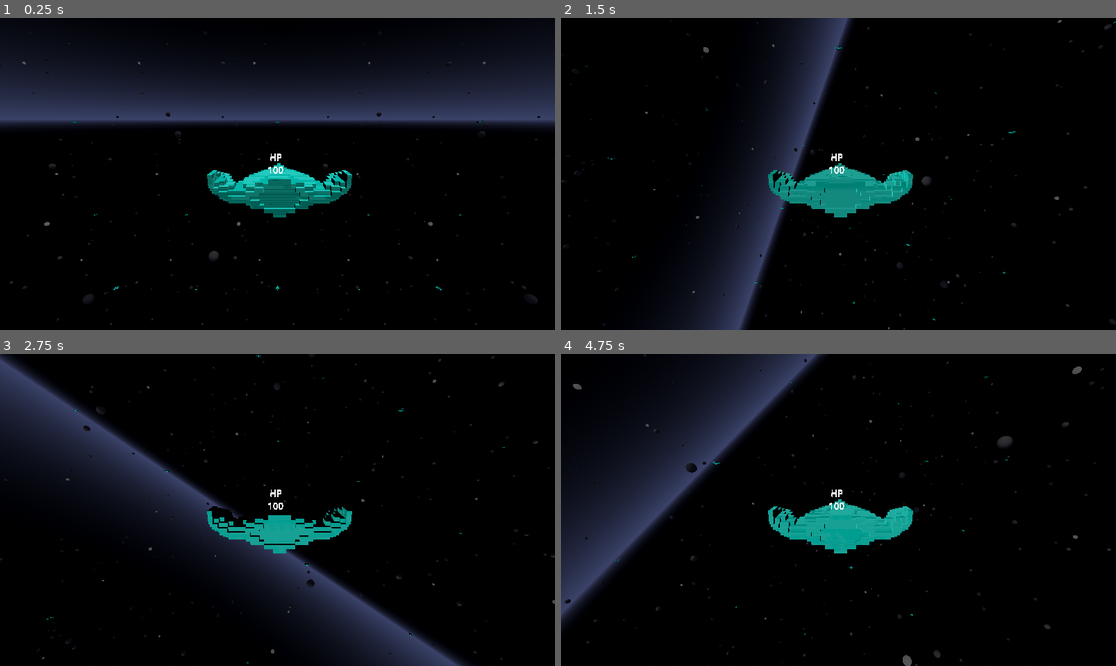
Above: before the commit, frames 1-4 (two rows, left to right).
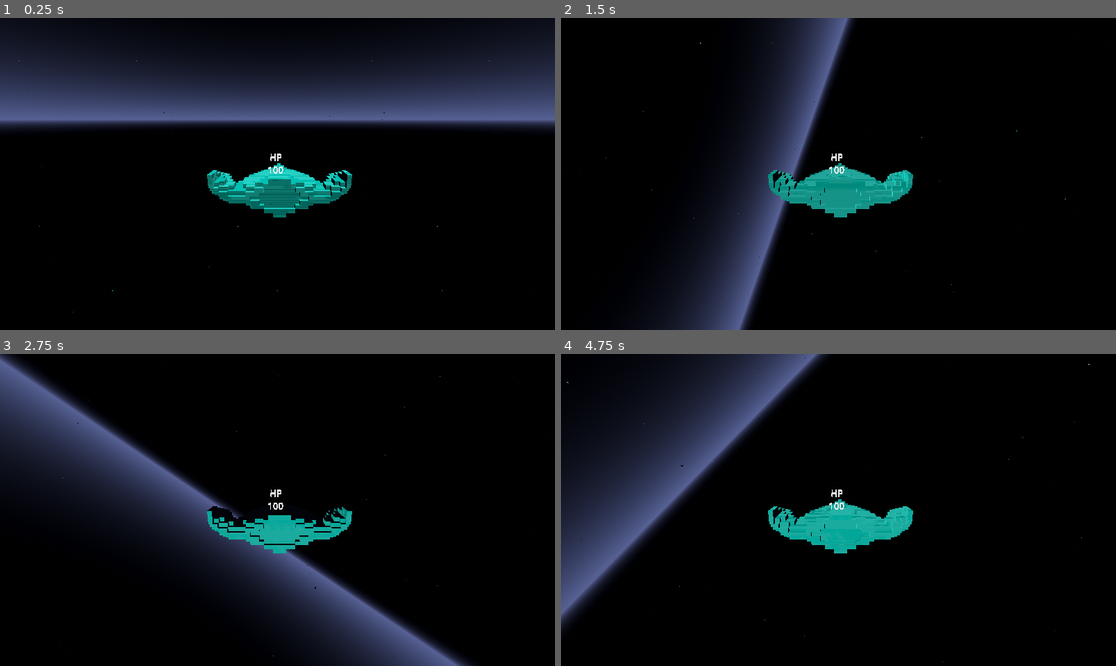
Above: after the commit, the same moments.

Repository: Junkyard-Logic-Studios/Cometes
Game: Godot game, scene res://scenes/main_scene.tscn
The game is run twice, just before and just after one commit, with the same random seed, the same clock (stepped at 60 frames per second) and the same inputs.
Inputs:
- Up to frame 1 (0.25 s): no input
- Up to frame 2 (1.5 s): tap Enter at 0.5 s; hold E (roll_right) 0.53-1.28 s; tap Space (shoot) at 0.6, 1.35 s; hold W (tilt_down) from 1.28 s (still down)
- Up to frame 3 (2.75 s): release W (tilt_down) at 2.03 s; hold E (roll_right) from 2.03 s (still down); tap Space (shoot) at 2.1 s
- Up to frame 4 (4.75 s): release E (roll_right) at 2.78 s; hold Shift (accelerate) 2.78-3.53 s; tap Space (shoot) at 2.85, 3.5, 3.6, 4.35 s; hold Q (roll_left) from 3.53 s (still down)

The runs differ from the first frame. In frame 1, 12% of the frame differs, in the area x 0-100%, y 8-99%; in frame 2, 5.8%; in frame 3, 9.3%; in frame 4, 8.5%.

Commit message:
fix multiple ships showing

Diff:
--- a/scenes/main_scene.tscn
+++ b/scenes/main_scene.tscn
@@ -31,14 +31,30 @@
 ssr_fade_in = 0.0174944
 fog_enabled = true
 fog_light_color = Color(0.0980392, 0.105882, 0.160784, 1)
-fog_light_energy = 0.22
+fog_light_energy = 0.32
 fog_sun_scatter = 0.1
-fog_density = 0.0492
-fog_aerial_perspective = 0.007
+fog_density = 0.1014
+fog_aerial_perspective = 0.079
 fog_sky_affect = 0.66
+volumetric_fog_enabled = true
+volumetric_fog_density = 0.019
+volumetric_fog_albedo = Color(0.0980392, 0.105882, 0.160784, 1)
+volumetric_fog_anisotropy = 0.0
+volumetric_fog_length = 90000.0
+volumetric_fog_detail_spread = 6.0
+volumetric_fog_ambient_inject = 0.09
+volumetric_fog_sky_affect = 0.0
+
+[sub_resource type="CameraAttributesPractical" id="CameraAttributesPractical_5p44l"]
+exposure_multiplier = 1.403
+dof_blur_far_enabled = true
+dof_blur_far_distance = 3500.0
+dof_blur_far_transition = 2845.42
+dof_blur_near_distance = 0.3
+dof_blur_amount = 0.5
 
 [sub_resource type="BoxShape3D" id="BoxShape3D_pag7o"]
-size = Vector3(100, 100, 100)
+size = Vector3(500, 500, 500)
 
 [node name="Stage" type="Node3D"]
 
@@ -52,6 +68,7 @@
 
 [node name="Environment" type="WorldEnvironment" parent="World"]
 environment = SubResource("Environment_ir04n")
+camera_attributes = SubResource("CameraAttributesPractical_5p44l")
 
 [node name="Area3D" type="Area3D" parent="World"]
 collision_layer = 3
Not shown: 1 places in scenes/main_scene.tscn that only renumber resources
Not shown: 1 places in scenes/space_ship.tscn that only renumber resources
